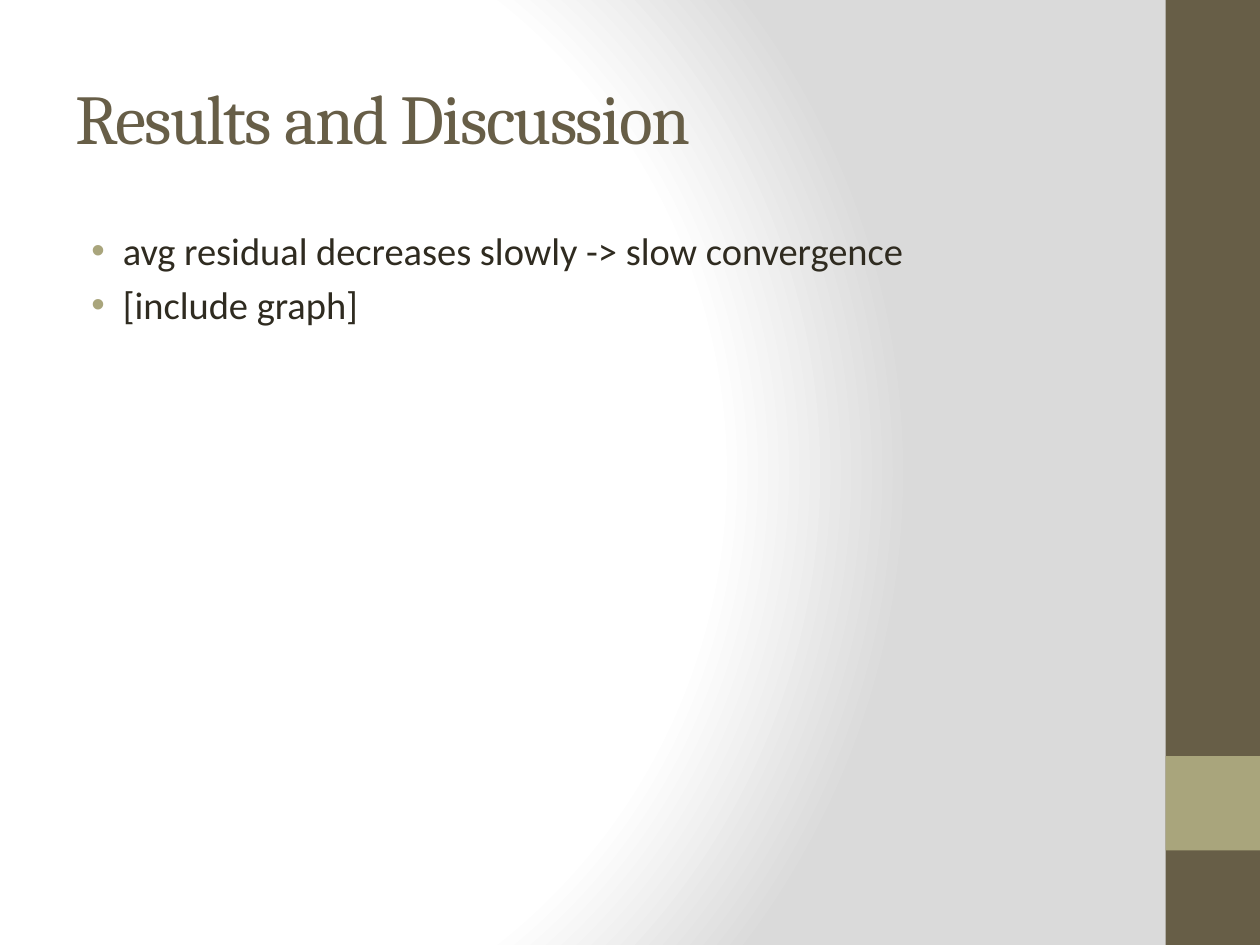
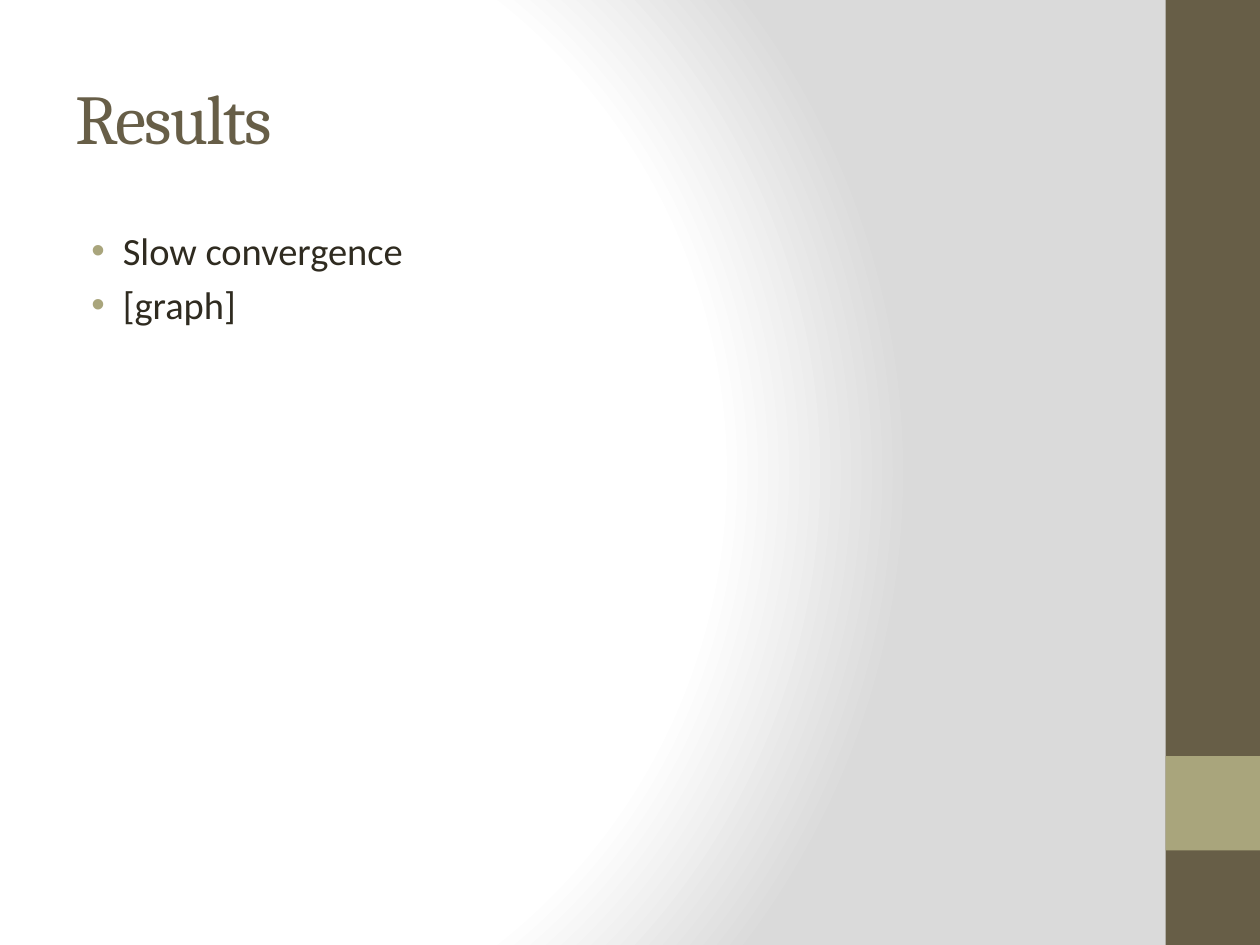
Before and after one commit to piranna0/CS5300P2, a slide deck: slide 12 of presentation.pptx (slide 6 before the commit). Drawn at 1260x945 pixels with LibreOffice and Linux fonts; fonts in the diff are those of the drawing. Boxes give left, top, right and bottom in pixels: in the first picture for what was removed or moved away, otherwise in the second. Text is boxed around its words. In the diff, an @@ line names an element or a change of style, - is before the commit and + after.

```diff
--- a/presentation.pptx
+++ b/presentation.pptx
@@ title at (x1=76, y1=95, x2=273, y2=145): text changed @@
-Results and Discussion
+Results
@@ text at (x1=123, y1=238, x2=403, y2=326): text changed @@
-• avg residual decreases slowly -> slow convergence
-• [include graph]
+• Slow convergence
+• [graph]
```
Also in this commit, not shown: 9 other slides changed, 2 slides added.
